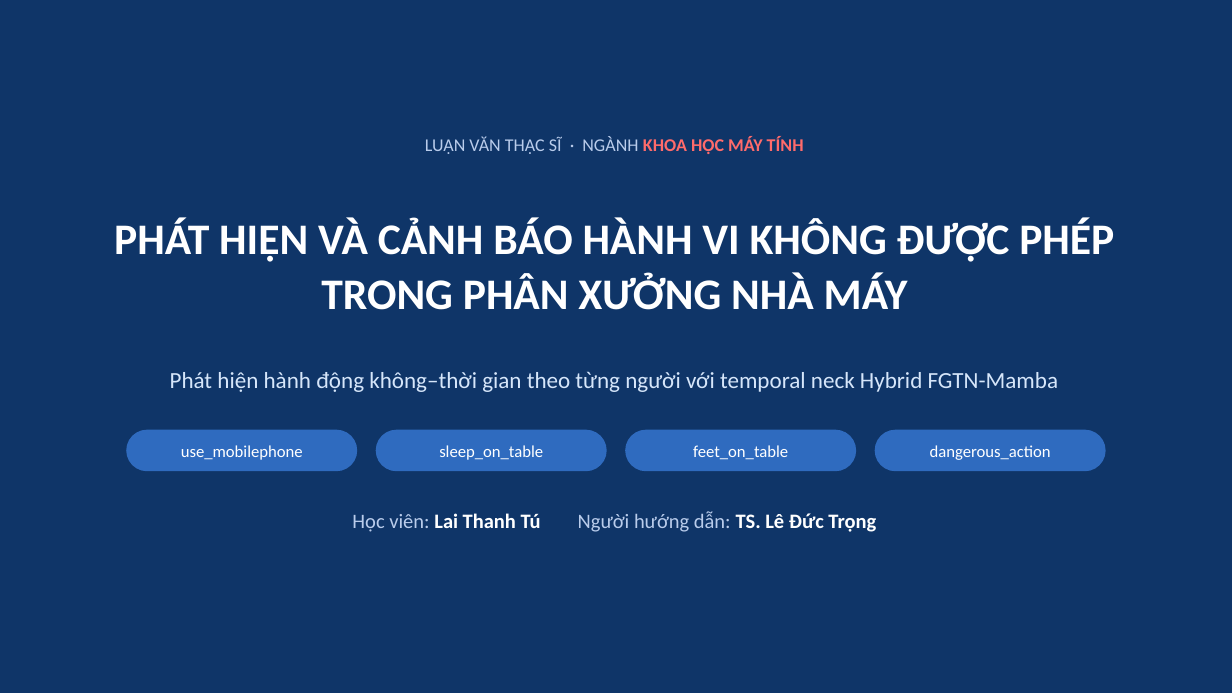
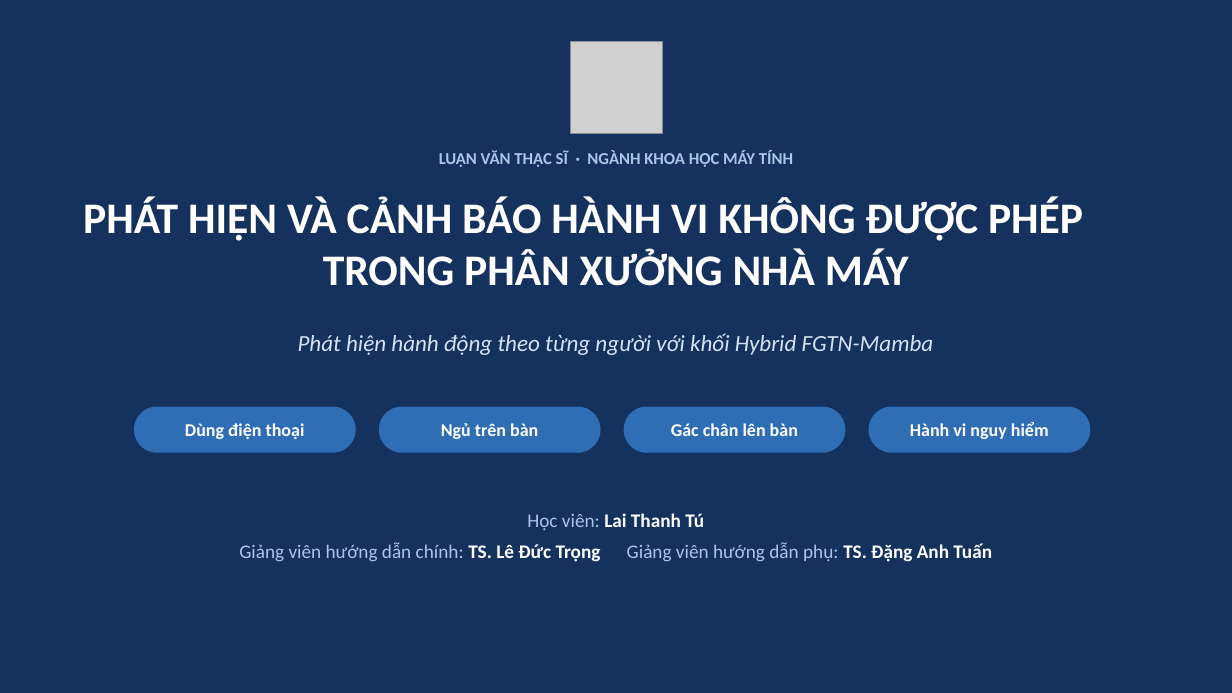
Before and after one commit to tultstc/LuanVan, a slide deck: slide 1 of Slide_LuanVan_LaiThanhTu.pptx. Drawn at 1232x693 pixels with LibreOffice and Linux fonts; fonts in the diff are those of the drawing; grey boxes stand for pictures. Boxes give left, top, right and bottom in pixels: in the first picture for what was removed or moved away, otherwise in the second. Text is boxed around its words. In the diff, an @@ line names an element or a change of style, - is before the commit and + after.

Commit message:
docs(ho-so): đồng bộ tài liệu bảo vệ và loại bản cũ
Lưu slide bảo vệ, bản PDF luận văn và phiếu nhận xét đã xác nhận; bỏ hai tài liệu cũ để thống nhất hồ sơ hiện hành.

```diff
--- a/Slide_LuanVan_LaiThanhTu.pptx
+++ b/Slide_LuanVan_LaiThanhTu.pptx
@@ background #0F3568 to #15325E @@
@@ picture added at (570, 42, 663, 134) @@
@@ text at (439, 151, 793, 167): text changed; size 14 to 13 pt; text colour #B9CCEB to #A9C6EA; bold on @@
-LUẬN VĂN THẠC SĨ · NGÀNH KHOA HỌC MÁY TÍNH
+LUẬN VĂN THẠC SĨ · NGÀNH KHOA HỌC MÁY TÍNH
@@ text "PHÁT HIỆN VÀ CẢNH BÁO ..." at (83, 196, 1083, 286): line spacing 1.05 to 1; vertical alignment middle to top @@
@@ text "Phát hiện hành động theo ..." at (298, 333, 934, 355): vertical alignment middle to top @@
@@ text at (298, 333, 934, 355): text changed; text colour #D6E6FA to #D6E2F3; italic on @@
-Phát hiện hành động không–thời gian theo từng người với temporal neck Hybrid FGTN-Mamba
+Phát hiện hành động theo từng người với khối Hybrid FGTN-Mamba
@@ rounded rectangle added at (134, 407, 356, 453), fill #2F6DB5, 14 pt, text #FFFFFF, bold @@
+Dùng điện thoại
@@ rounded rectangle added at (379, 407, 601, 453), fill #2F6DB5, 14 pt, text #FFFFFF, bold @@
+Ngủ trên bàn
@@ rounded rectangle added at (624, 407, 846, 453), fill #2F6DB5, 14 pt, text #FFFFFF, bold @@
+Gác chân lên bàn
@@ rounded rectangle added at (869, 407, 1091, 453), fill #2F6DB5, 14 pt, text #FFFFFF, bold @@
+Hành vi nguy hiểm
@@ rounded rectangle removed at (127, 430, 358, 471) @@
-use_mobilephone
@@ rounded rectangle removed at (376, 430, 607, 471) @@
-sleep_on_table
@@ rounded rectangle removed at (626, 430, 857, 471) @@
-feet_on_table
@@ rounded rectangle removed at (875, 430, 1106, 471) @@
-dangerous_action
@@ text at (239, 513, 992, 562): text changed; size 16 to 15 pt; text colour #FFFFFF to #A9C6EA; bold off @@
-Học viên: Lai Thanh Tú Người hướng dẫn: TS. Lê Đức Trọng
+Học viên: Lai Thanh Tú
+Giảng viên hướng dẫn chính: TS. Lê Đức Trọng Giảng viên hướng dẫn phụ: TS. Đặng Anh Tuấn
```
Also in this commit, not shown: 18 other slides changed, 4 other files.
